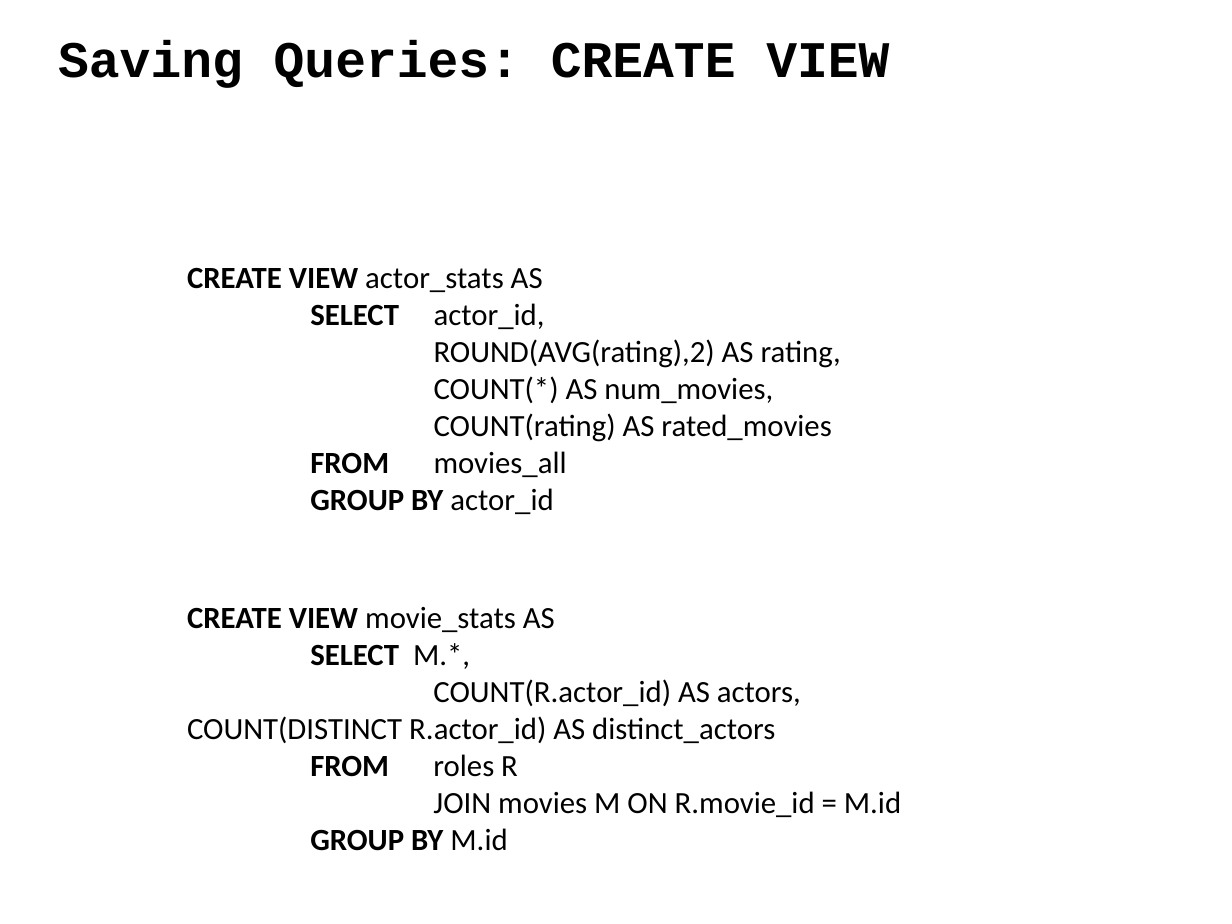
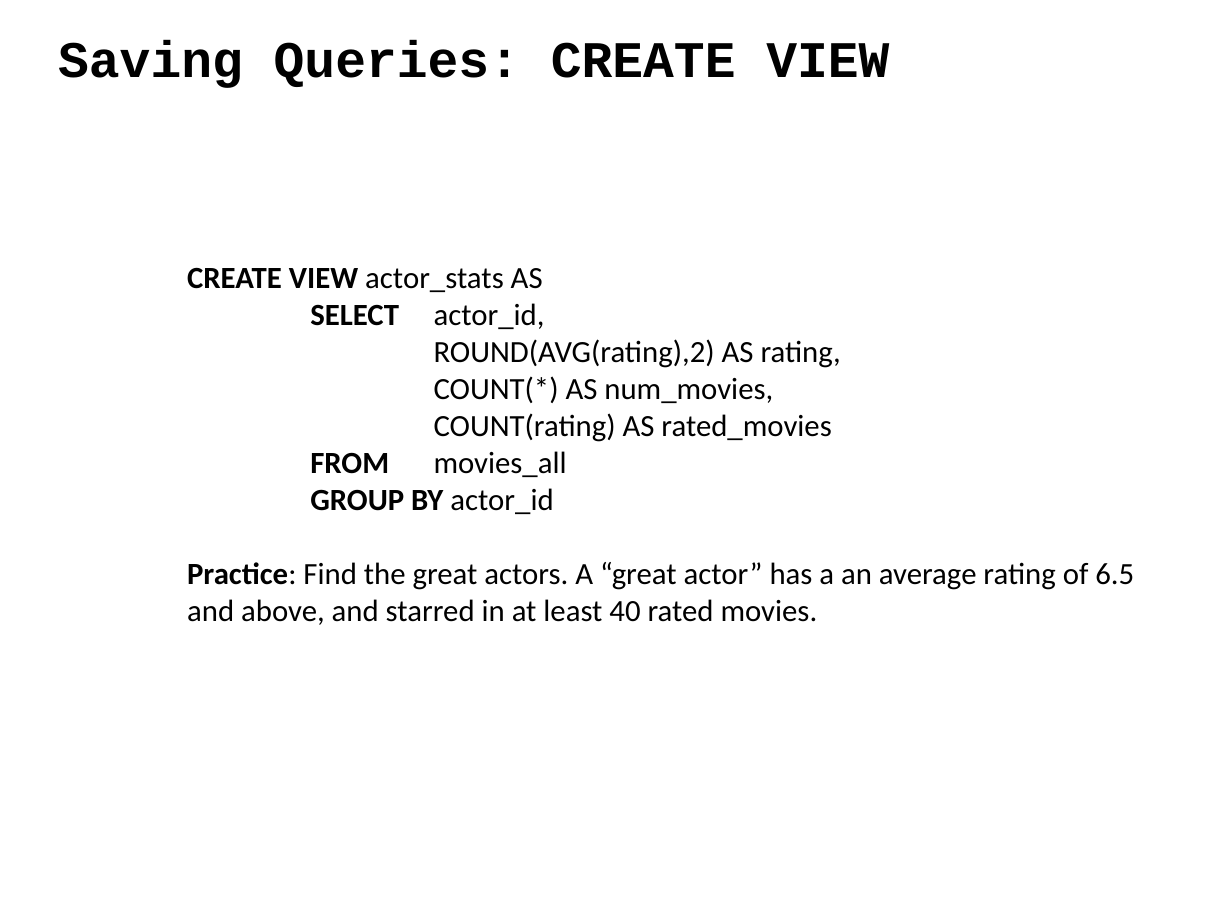
Before and after one commit to ipeirotis/introduction-to-databases, a slide deck: slide 77 of C-SQL.pptx (slide 78 before the commit). Drawn at 1232x924 pixels with LibreOffice and Linux fonts; fonts in the diff are those of the drawing. Boxes give left, top, right and bottom in pixels: in the first picture for what was removed or moved away, otherwise in the second. Text is boxed around its words. In the diff, an @@ line names an element or a change of style, - is before the commit and + after.

```diff
--- a/C-SQL.pptx
+++ b/C-SQL.pptx
@@ text at (x1=187, y1=562, x2=1134, y2=625): paragraph added @@
+Practice: Find the great actors. A “great actor” has a an average rating of 6.5 and above, and starred in at least 40 rated movies.
@@ text removed at (x1=187, y1=607, x2=901, y2=851) @@
-CREATE VIEW movie_stats AS
-SELECT M.*,
-COUNT(R.actor_id) AS actors, COUNT(DISTINCT R.actor_id) AS distinct_actors
-FROM roles R
-JOIN movies M ON R.movie_id = M.id
-GROUP BY M.id
```
Also in this commit, not shown: 14 other slides changed, 10 slides added, 1 slide removed.
